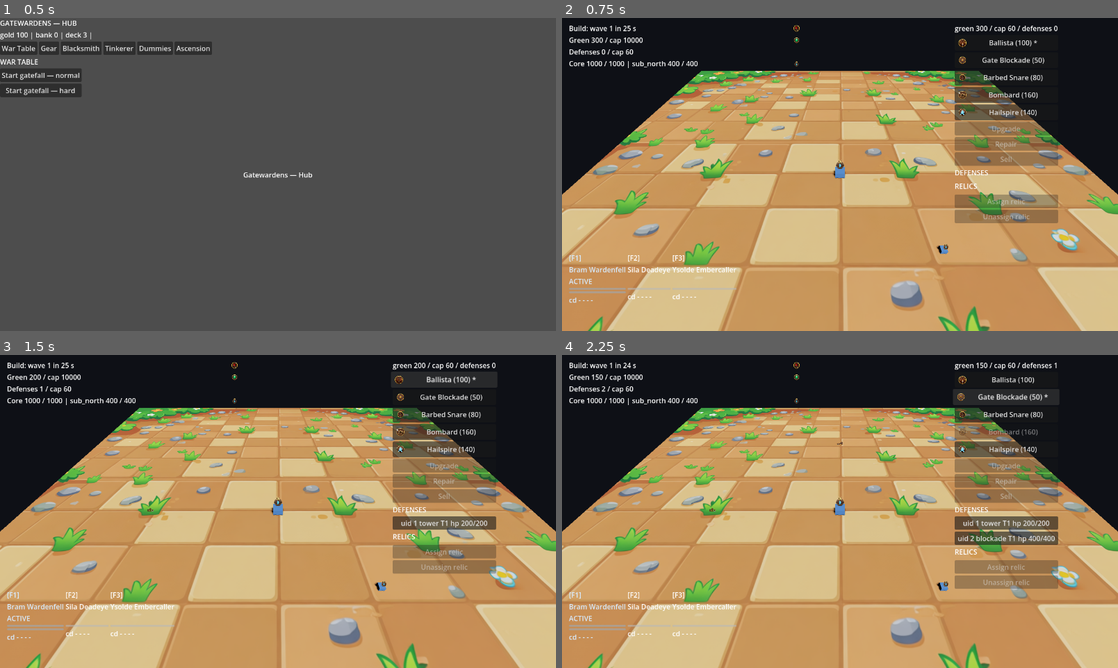
Above: before the commit, frames 1-4 (two rows, left to right).
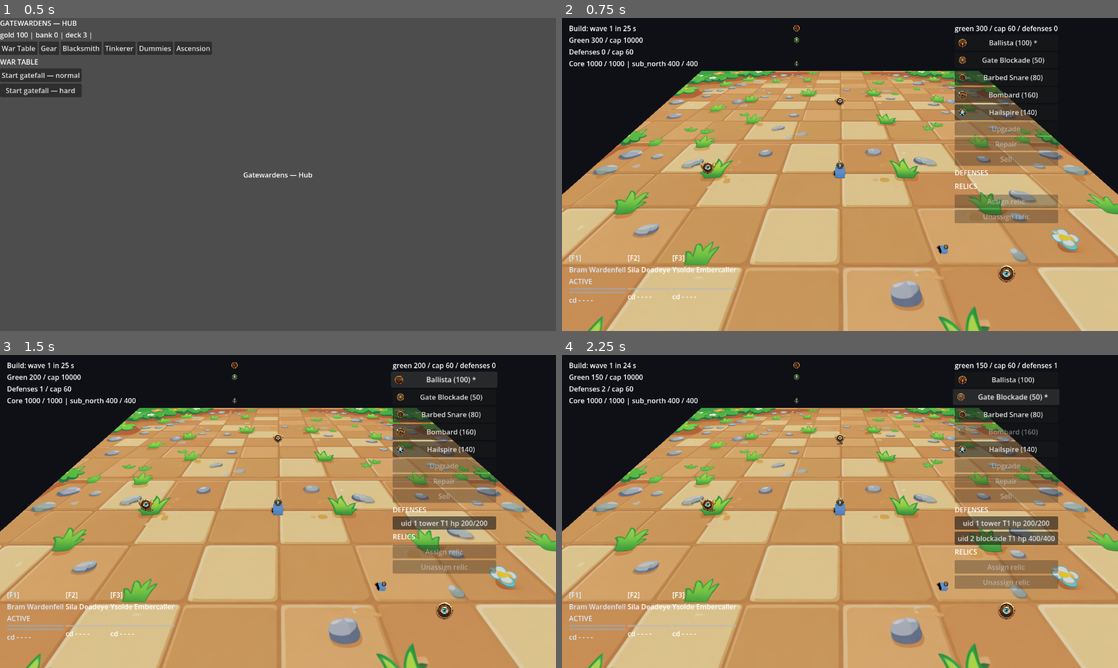
Above: after the commit, the same moments.

Repository: bryn1/gatewardens
Game: Godot game, scene res://Main.tscn
The game is run twice, just before and just after one commit, with the same random seed, the same clock (stepped at 60 frames per second) and the same inputs.
Inputs:
- Up to frame 1 (0.5 s): no input
- Up to frame 2 (0.75 s): click "Start gatefall — normal" at 0.5 s
- Up to frame 3 (1.5 s): click "Ballista (100) *" at 1.25 s
- Up to frame 4 (2.25 s): click "Gate Blockade (50)" at 2 s

Frame 1 is identical in both runs. In frame 2, 0.2% of the frame differs, in the area x 24-82%, y 25-85%; in frame 3, 0.2%; in frame 4, 0.2%.

Commit message:
v1.2.1 G1 (MC 11690): spawn-gate eye billboards — winged marks air gates; original art, bank-mounted

Diff:
--- a/godot/scripts/mission_world.gd
+++ b/godot/scripts/mission_world.gd
@@ -9,7 +9,8 @@
 # build: the core emblem (make_core child) and the arena paint, which
 # build_cores calls once per mission build — NOT from mission.gd, whose
 # file sits at the 400-line hygiene ceiling; this is the map-build and
-# visual-mount file the brief names.
+# visual-mount file the brief names. G1 (MC 11690) adds the third such
+# mount: the spawn-gate eye billboards, same build_cores hook.
 # Zero step order / zero sim data touched — the lane rows, waypoints
 # and core records are byte-identical; git show proves it.
 extends RefCounted
@@ -29,6 +30,12 @@
 # emblem follows core state — same single mount site for both kinds).
 const CORE_EMBLEM_H := 6.0
 const CORE_EMBLEM_Y := 4.5
+# G1 gate-eye markers (MC 11690, V121-PLAN G1): the 5u plaque rides the
+# spawner's map x/z at y 3 so it reads the gate mouth at the shipped
+# D=64 rig without occluding the 2u mobs walking out of it (the
+# CORE_EMBLEM_H precedent: the number lives on the visual mount).
+const GATE_EYE_H := 5.0
+const GATE_EYE_Y := 3.0
 
 
 # V1 arena paint (MC 11559): the ground material albedo becomes the
@@ -79,6 +86,32 @@
 	# V1 hook (DECLARED, MC 11559): painted ground SURFACE only — no sim
 	# field, no step order (W7/W10 visual-hook mount precedent).
 	paint_arena(m)
+	# G1 hook (DECLARED, MC 11690): gate-eye billboards at the spawner
+	# positions — same visual-mount home, zero sim data.
+	paint_spawn_gates(m)
+
+
+# G1 spawn-gate eyes (MC 11690, V121-PLAN G1): one billboard per
+# m.map_def["spawners"] row. The WINGED variant marks the gates that
+# carry an air lane — read from the RAW map lane rows' "spawner" key
+# (build_lanes drops that key, so this reads map_def directly, a public
+# read; gatefall: spawn_a/spawn_b carry lane_a1/a2, spawn_c plain).
+# Null-safe like every sprite_bank consumer: an un-sprited id mounts
+# nothing and no crash (the icon_core guard idiom).
+static func paint_spawn_gates(m) -> void:
+	var air: Dictionary = {}
+	for lane: Dictionary in m.map_def.get("lanes", []):
+		if String(lane.get("kind", "")) == "air":
+			air[String(lane.get("spawner", ""))] = true
+	for sid: String in m.map_def.get("spawners", {}):
+		var eye := SPRITE_BANK.make_sprite(
+				"icon_gate_eye_air" if air.has(sid) else "icon_gate_eye",
+				GATE_EYE_H)
+		if eye == null:
+			continue
+		var p: Array = m.map_def["spawners"][sid]
+		eye.position = Vector3(float(p[0]), GATE_EYE_Y, float(p[2]))
+		m.add_child(eye)
 
 
 static func make_core(m, id: String, kind: String, row: Dictionary, sc: Vector3):
--- a/godot/scripts/sprite_bank.gd
+++ b/godot/scripts/sprite_bank.gd
@@ -65,6 +65,13 @@
 	# DATA, C7), so painting it would author a second visual mechanism,
 	# not repaint a surface — the card's stated honest-cut row.
 	"ground_arena": preload("res://assets/v11/ground_arena.png"),
+	# G1 spawn-gate eyes (MC 11690, V121-PLAN G1): the gate-mouth marker
+	# pair rides the SAME id->file map — mission_world.paint_spawn_gates
+	# is its only consumer (billboards through make_sprite, no second
+	# render path). icon_gate_eye_air is the WINGED variant marking the
+	# gates that carry an air lane.
+	"icon_gate_eye": preload("res://assets/v11/icon_gate_eye.png"),
+	"icon_gate_eye_air": preload("res://assets/v11/icon_gate_eye_air.png"),
 }
 
 # V4 presentation sizes live HERE (the ui_tween.gd precedent): the I2-
--- /dev/null
+++ b/godot/sim/g1_gate_eye_probe.gd
@@ -0,0 +1,143 @@
+# g1_gate_eye_probe — the G1 spawn-gate eye headless proof (MC card
+# 11690 / V121-PLAN G1). Boot idiom = v1_world_probe (itself v4):
+# mission.tscn instantiated, _ready and setup driven directly (E5), the
+# pinned smoke seed, root.size = the served canvas.
+# Rows (machine lines, any failure prints G1E-FAIL <why> and quits 1):
+#  EYES   the mission root carries EXACTLY 3 gate-eye billboards — the
+#         spawner-row count of the shipped gatefall map (pinned n=3).
+#  MARK   each spawner row of m.map_def has its marker at the map x/z,
+#         the pinned mount y, on a COMMITTED sheet path (never through
+#         the bank — the v11_sprite_probe bank-as-oracle lesson) and
+#         billboarded.
+#  WING   the WINGED sheet sits on spawn_a AND spawn_b exactly (they
+#         carry lane_a1/a2 — the plan's declared reading, pinned here
+#         as a literal set, never re-derived by the mechanism).
+#  NEG    spawn_c carries the PLAIN sheet and NOT the winged one — the
+#         negative leg; without it a "winged on a,b" pin passes while
+#         the filter is inverted (fleet negative-leg rule).
+# The planted-red for this card inverts the winged branch in
+# mission_world.paint_spawn_gates (air.has -> not air.has) and trips
+# the WING row; transcript rides G1-wave.log.
+extends SceneTree
+
+const GW_TABLES := preload("res://sim/sim_tables.gd")
+const GW_COMPOSE := preload("res://sim/gw_compose.gd")
+const MISSION_WORLD := preload("res://scripts/mission_world.gd")
+
+const MISSION_SCENE := "res://scenes/mission.tscn"
+const HERO_IDS := ["warden", "deadeye", "embercaller"]  # deck seed (v4)
+const VIEW := Vector2i(1280, 720)          # the A9 screenshot viewport
+const EYE_PATH := "res://assets/v11/icon_gate_eye.png"
+const EYE_AIR_PATH := "res://assets/v11/icon_gate_eye_air.png"
+const WINGED := ["spawn_a", "spawn_b"]  # the plan-declared air carriers (gatefall)
+const N_SPAWNERS := 3                    # gatefall map rows (pinned, not derived)
+const BILLBOARD_ENABLED := 1             # BaseMaterial3D.BillboardMode literal pin
+const EYE_SCALE := 5.0 / (512.0 / 100.0)  # make_sprite math, pinned
+
+var _failed := false
+var _frames := 0
+var _m = null
+
+
+func _init() -> void:
+	root.size = VIEW
+	var tables = GW_TABLES.new("res://data")
+	var graph: Dictionary = GW_COMPOSE.build_graph(tables)
+	graph["state"].set_deck(HERO_IDS.duplicate())   # starter deck (C13)
+	var packed = ResourceLoader.load(MISSION_SCENE)
+	if packed == null:
+		_fail("mission.tscn not loadable")
+		return
+	var m = packed.instantiate()
+	root.add_child(m)
+	m._ready()                                  # E5: drive _ready directly
+	var rng := RandomNumberGenerator.new()
+	rng.seed = 11274                            # pinned seed, smoke idiom
+	m.setup(tables, graph["state"], graph["save"], graph["bridge"],
+			"gatefall", "normal", rng)
+	if String(m.phase_kind) != "build":
+		_fail("mission setup did not land the build phase")
+		return
+	_m = m
+
+
+func _process(_delta: float) -> bool:
+	if _failed:
+		return true                       # quit(1) already fired
+	_frames += 1
+	if _frames == 4:
+		_eyes(_m)
+		if not _failed:
+			print("G1E-OK")
+			quit(0)
+	return false
+
+
+func _eyes(m) -> void:
+	var by_id := {}
+	var n := 0
+	for c: Node in m.get_children():
+		var spr := c as Sprite3D
+		if spr == null or spr.texture == null:
+			continue
+		var path := String(spr.texture.resource_path)
+		if path != EYE_PATH and path != EYE_AIR_PATH:
+			continue
+		n += 1
+		for sid: String in m.map_def["spawners"]:
+			var p: Array = m.map_def["spawners"][sid]
+			if spr.position.x == float(p[0]) \
+					and spr.position.z == float(p[2]):
+				by_id[sid] = spr
+	if n != N_SPAWNERS:
+		_fail("gate-eye markers = %d (want %d)" % [n, N_SPAWNERS])
+		return
+	print("G1E-EYES n=%d" % n)
+	for sid: String in m.map_def["spawners"]:
+		if not by_id.has(sid):
+			_fail("spawner %s has no marker at its map position" % sid)
+			return
+		var spr: Sprite3D = by_id[sid]
+		var p: Array = m.map_def["spawners"][sid]
+		if spr.position != Vector3(float(p[0]), MISSION_WORLD.GATE_EYE_Y,
+				float(p[2])):
+			_fail("marker %s off the pinned mount: pos=%s (want y %s at map x/z)" % [
+					sid, str(spr.position), str(MISSION_WORLD.GATE_EYE_Y)])
+			return
+		if int(spr.billboard) != BILLBOARD_ENABLED:
+			_fail("marker %s is not a billboard: %d" % [sid, int(spr.billboard)])
+			return
+		if not is_equal_approx(spr.scale.x, EYE_SCALE):
+			_fail("marker %s scale drifted: %s" % [sid, str(spr.scale.x)])
+			return
+		print("G1E-MARK %s pos=%s tex=%s" % [sid, str(spr.position),
+				String(spr.texture.resource_path)])
+	var winged := {}
+	for sid: String in by_id:
+		if String((by_id[sid] as Sprite3D).texture.resource_path) == EYE_AIR_PATH:
+			winged[sid] = true
+	var want := ""
+	for sid: String in WINGED:
+		want += ("" if want == "" else ",") + String(sid)
+	var got := ""
+	for sid: String in winged:
+		got += ("" if got == "" else ",") + String(sid)
+	if winged.size() != WINGED.size():
+		_fail("winged markers = %d (want %d)" % [winged.size(), WINGED.size()])
+		return
+	for sid: String in WINGED:
+		if not winged.has(sid):
+			_fail("WING: %s must carry the winged sheet, got: %s" % [sid, got])
+			return
+	print("G1E-WING want=%s got=%s" % [want, got])
+	if winged.has("spawn_c") \
+			or String((by_id["spawn_c"] as Sprite3D).texture.resource_path) != EYE_PATH:
+		_fail("NEG: spawn_c must be the PLAIN eye, not the winged sheet")
+		return
+	print("G1E-NEG spawn_c plain=1 air=0")
+
+
+func _fail(why: String) -> void:
+	_failed = true
+	print("G1E-FAIL " + why)
+	quit(1)
Binary file added: godot/assets/v11/icon_gate_eye.png
Not shown, added: godot/assets/v11/icon_gate_eye.png.import
Binary file added: godot/assets/v11/icon_gate_eye_air.png
Not shown, added: godot/assets/v11/icon_gate_eye_air.png.import
Not shown, added: godot/assets/v11/manifest-batch6.tsv
Not shown, added: godot/sim/g1_gate_eye_probe.gd.uid
Not shown, added: .audits/20261029-2100-v121-plan/G1-wave.log
Not shown, added: tests/test_gate_eye.py
